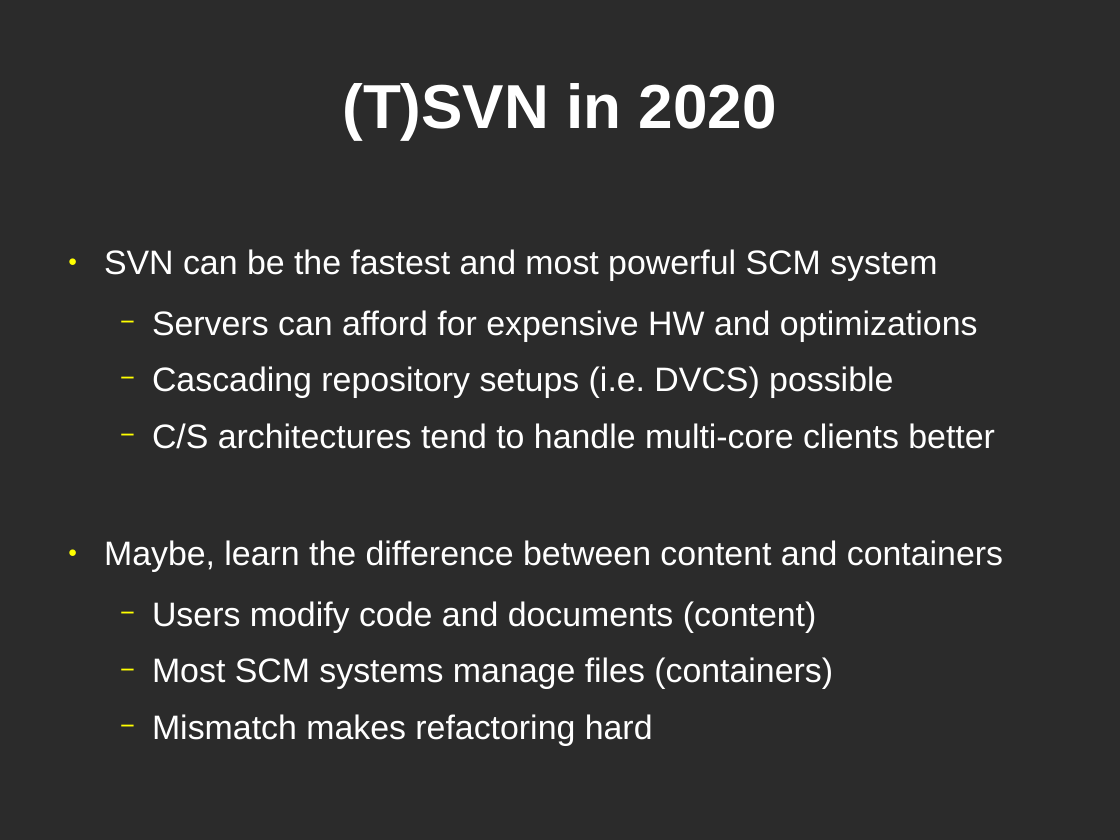
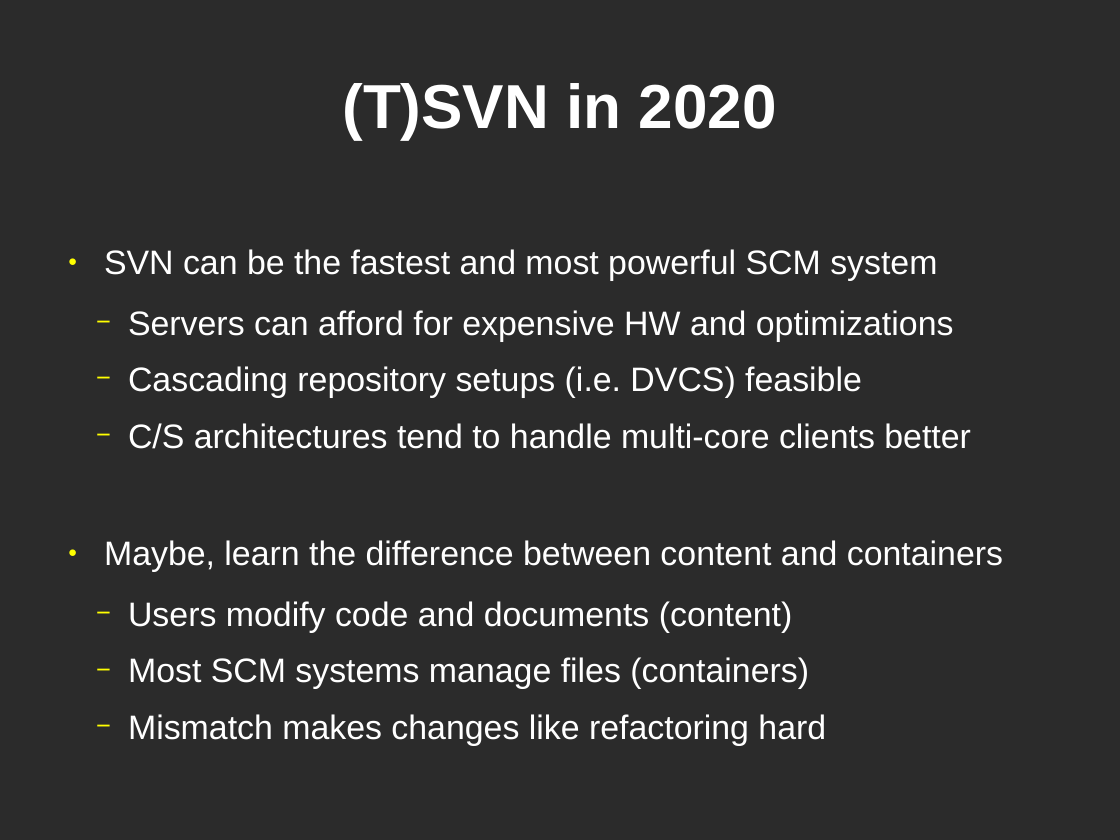
Before and after one commit to josesimoes/TortoiseSVN, a slide deck: slide 13 of doc/presentations/Subversion Live 2011/tsvn17andbeyond.odp. Drawn at 1120x840 pixels with LibreOffice and Linux fonts; fonts in the diff are those of the drawing; background and template pictures are left out; a plain dark background stands for a picture behind light text. Boxes give left, top, right and bottom in pixels: in the first picture for what was removed or moved away, otherwise in the second. Text is boxed around its words. In the diff, an @@ line names an element or a change of style, - is before the commit and + after.

```diff
--- a/doc/presentations/Subversion Live 2011/tsvn17andbeyond.odp
+++ b/doc/presentations/Subversion Live 2011/tsvn17andbeyond.odp
@@ text at <box>128,310,971,689</box>: indent changed @@
@@ text at <box>128,366,862,398</box>: text changed @@
-  − Cascading repository setups (i.e. DVCS) possible
+  − Cascading repository setups (i.e. DVCS) feasible
@@ text at <box>128,714,826,746</box>: text changed @@
-  − Mismatch makes refactoring hard
+  − Mismatch makes changes like refactoring hard
```
Also in this commit, not shown: 7 other slides changed.
